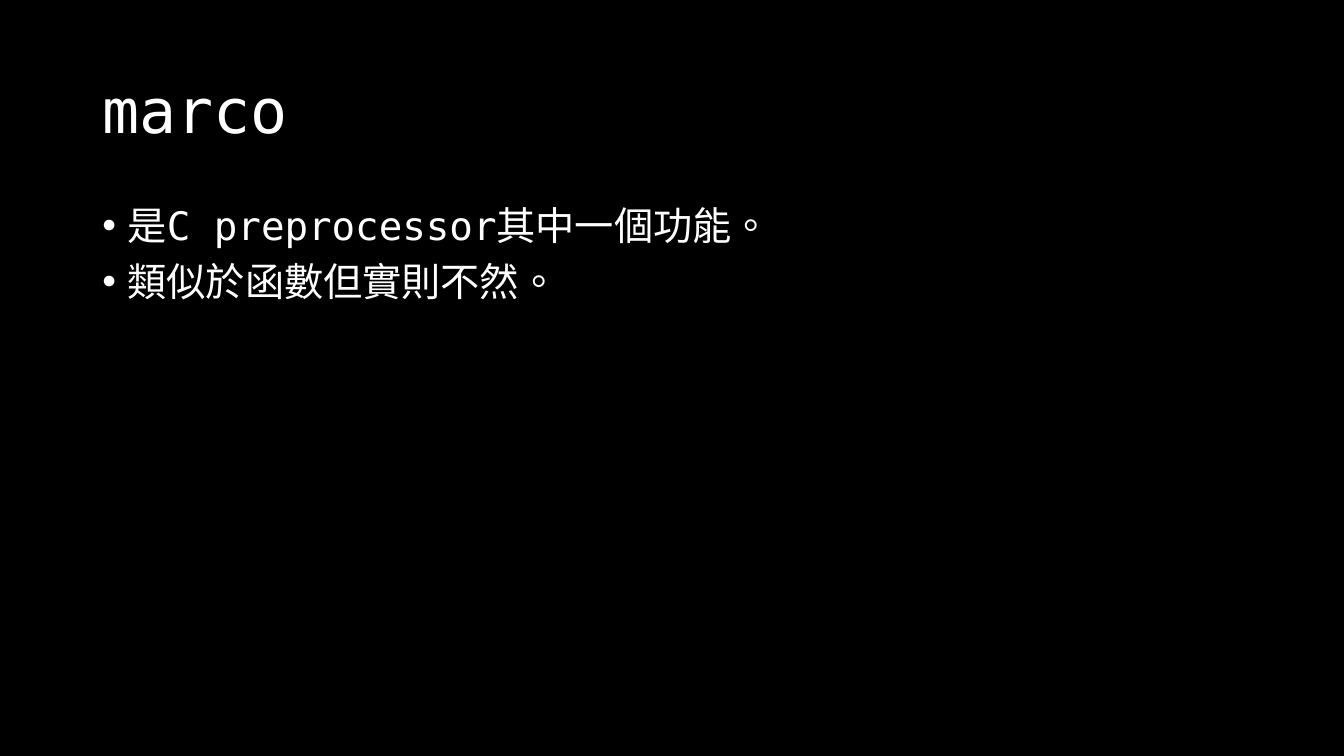
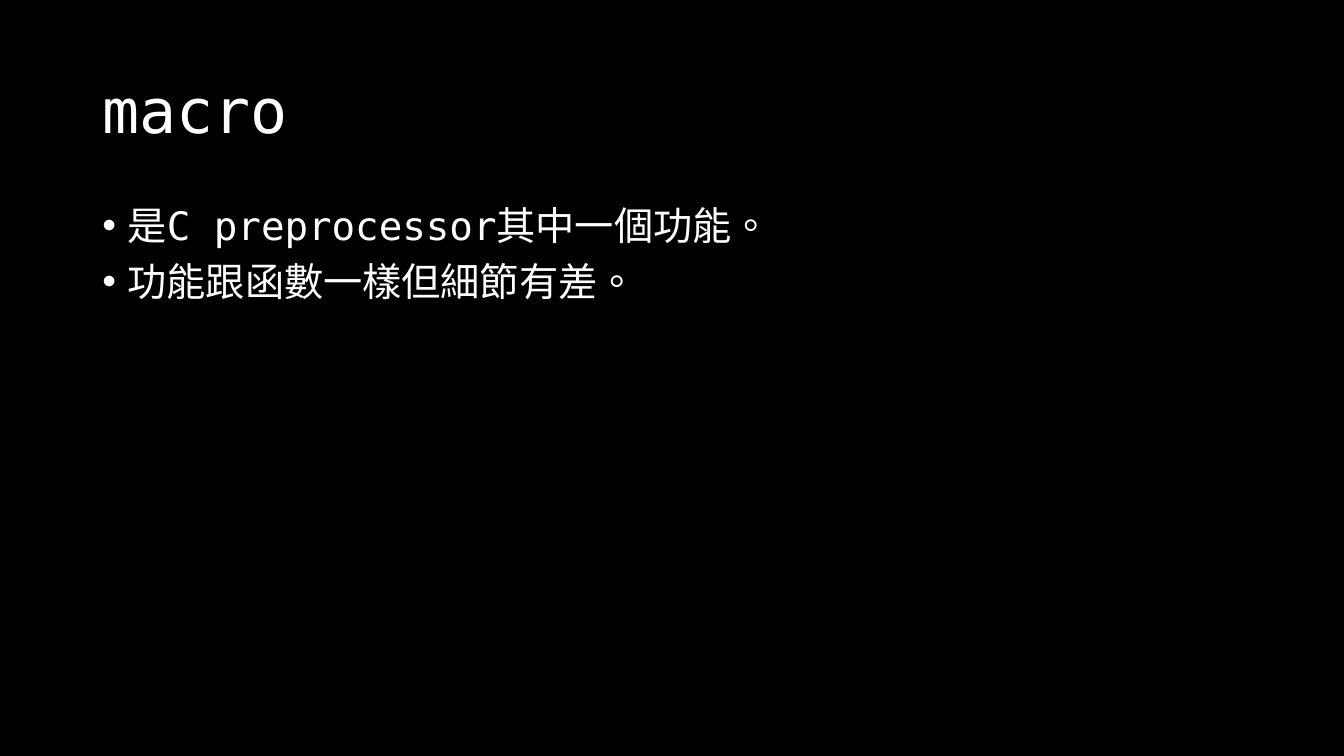
Before and after one commit to OEmiliatanO/those_c_prog_didnt_teach, a slide deck: slide 34 of Ch1/Ch1-basic.pptx (slide 33 before the commit). Drawn at 1344x756 pixels with LibreOffice and Linux fonts; fonts in the diff are those of the drawing. Boxes give left, top, right and bottom in pixels: in the first picture for what was removed or moved away, otherwise in the second. Text is boxed around its words. In the diff, an @@ line names an element or a change of style, - is before the commit and + after.

```diff
--- a/Ch1/Ch1-basic.pptx
+++ b/Ch1/Ch1-basic.pptx
@@ title at [102,98,287,134]: text changed @@
-marco
+macro
@@ text at [128,263,637,300]: text changed @@
-• 類似於函數但實則不然。
+• 功能跟函數一樣但細節有差。
```
Also in this commit, not shown: 38 other slides changed, 7 slides added, 5 other files.
